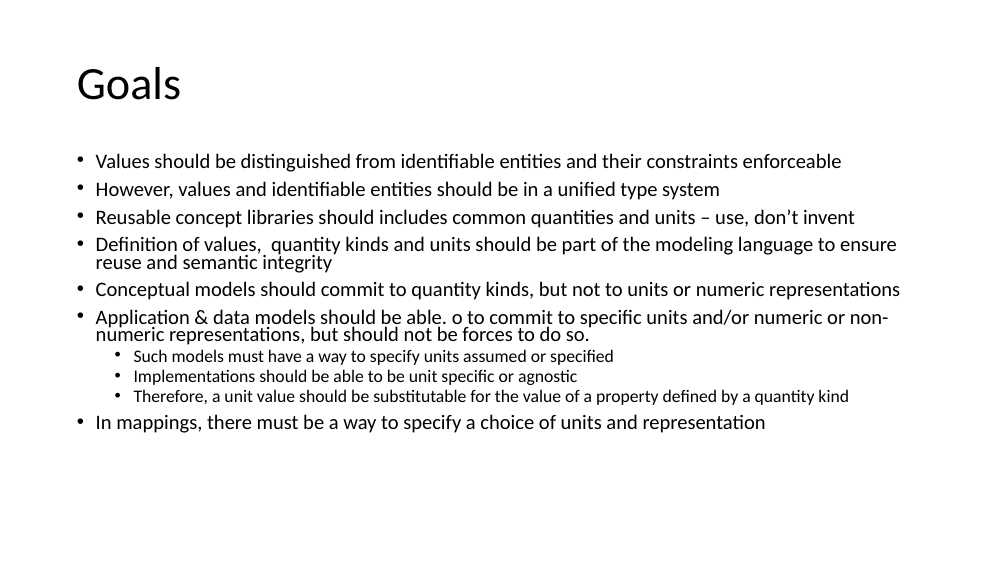
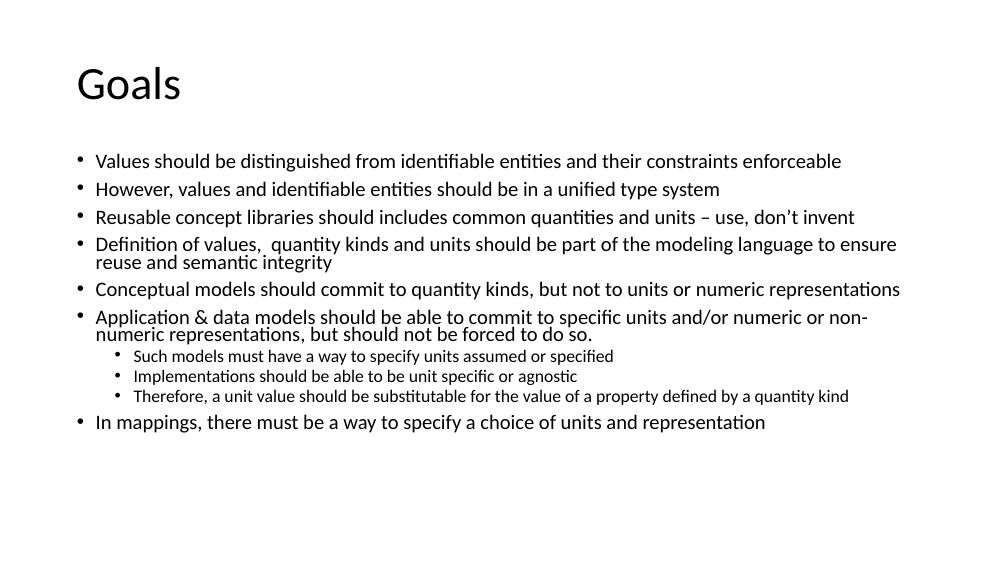
Before and after one commit to ModelDriven/SIMF, a slide deck: slide 5 of Presentations/Values, Quantities & Units.pptx. Drawn at 1008x567 pixels with LibreOffice and Linux fonts; fonts in the diff are those of the drawing. Boxes give left, top, right and bottom in pixels: in the first picture for what was removed or moved away, otherwise in the second. Text is boxed around its words. In the diff, an @@ line names an element or a change of style, - is before the commit and + after.

Commit message:
Updated with file name
And some spelling

```diff
--- a/Presentations/Values, Quantities & Units.pptx
+++ b/Presentations/Values, Quantities & Units.pptx
@@ text at [96, 309, 868, 345]: text changed @@
-• Application & data models should be able. o to commit to specific units and/or numeric or non-numeric representations, but should not be forces to do so.
+• Application & data models should be able to commit to specific units and/or numeric or non-numeric representations, but should not be forced to do so.
```
Also in this commit, not shown: 5 other slides changed.
